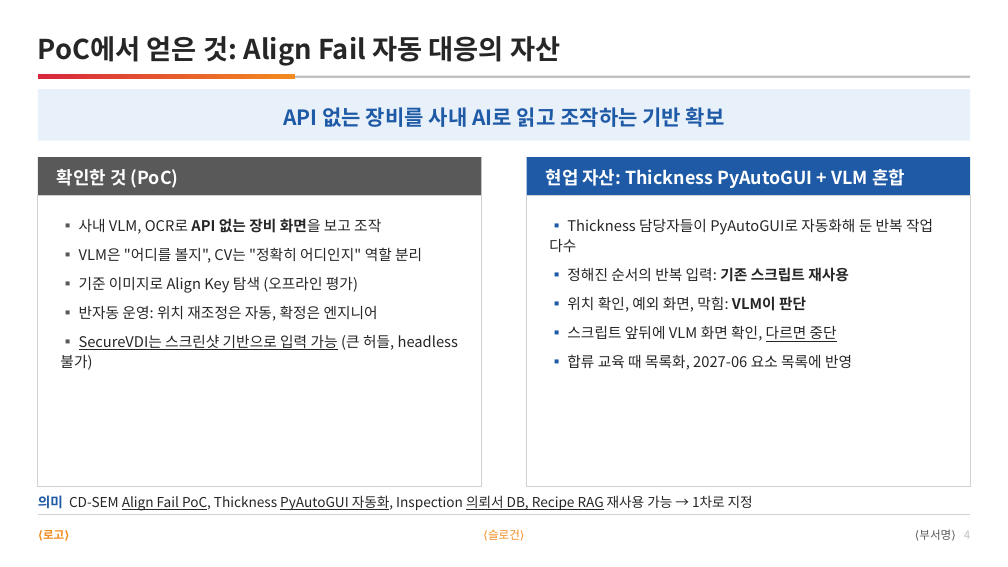
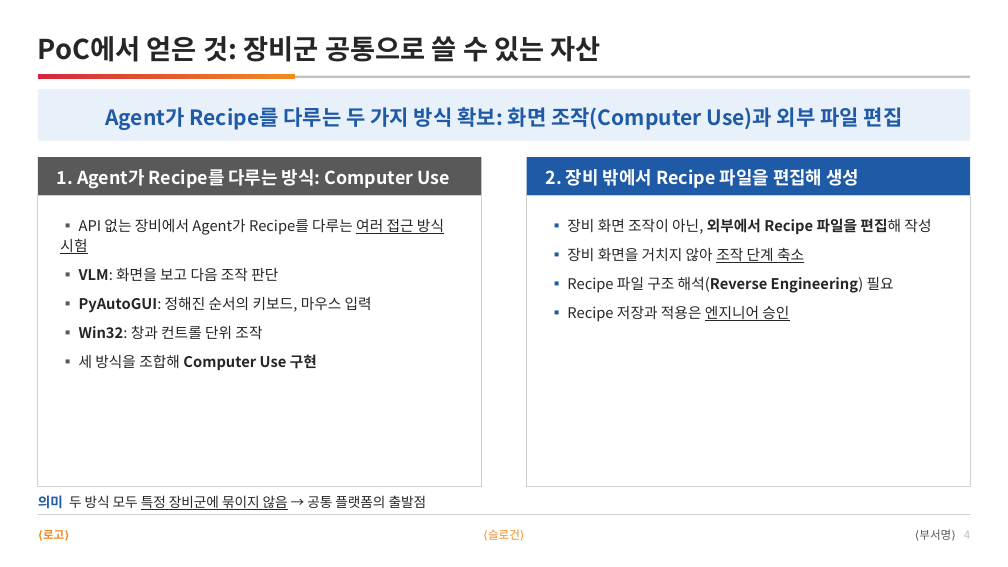
Before and after one commit to DarrenKoi/pm_notes, a slide deck: slide 4 of my-task/arc-tf/deliverables/arc-tf-proposal.pptx. Drawn at 1008x567 pixels with LibreOffice and Linux fonts; fonts in the diff are those of the drawing. Boxes give left, top, right and bottom in pixels: in the first picture for what was removed or moved away, otherwise in the second. Text is boxed around its words. In the diff, an @@ line names an element or a change of style, - is before the commit and + after.

```diff
--- a/my-task/arc-tf/deliverables/arc-tf-proposal.pptx
+++ b/my-task/arc-tf/deliverables/arc-tf-proposal.pptx
@@ text at <box>38,36,601,62</box>: text changed @@
-PoC에서 얻은 것: Align Fail 자동 대응의 자산
+PoC에서 얻은 것: 장비군 공통으로 쓸 수 있는 자산
@@ text at <box>105,107,903,130</box>: text changed @@
-API 없는 장비를 사내 AI로 읽고 조작하는 기반 확보
+Agent가 Recipe를 다루는 두 가지 방식 확보: 화면 조작(Computer Use)과 외부 파일 편집
@@ text at <box>57,169,449,189</box>: text changed @@
-확인한 것 (PoC)
+1. Agent가 Recipe를 다루는 방식: Computer Use
@@ text at <box>546,169,859,188</box>: text changed @@
-현업 자산: Thickness PyAutoGUI + VLM 혼합
+2. 장비 밖에서 Recipe 파일을 편집해 생성
@@ text at <box>60,219,444,370</box>: text changed @@
-▪ 사내 VLM, OCR로 API 없는 장비 화면을 보고 조작
-▪ VLM은 "어디를 볼지", CV는 "정확히 어디인지" 역할 분리
-▪ 기준 이미지로 Align Key 탐색 (오프라인 평가)
-▪ 반자동 운영: 위치 재조정은 자동, 확정은 엔지니어
-▪ SecureVDI는 스크린샷 기반으로 입력 가능 (큰 허들, headless 불가)
+▪ API 없는 장비에서 Agent가 Recipe를 다루는 여러 접근 방식 시험
+▪ VLM: 화면을 보고 다음 조작 판단
+▪ PyAutoGUI: 정해진 순서의 키보드, 마우스 입력
+▪ Win32: 창과 컨트롤 단위 조작
+▪ 세 방식을 조합해 Computer Use 구현
@@ text at <box>567,218,931,322</box>: text changed @@
-▪ Thickness 담당자들이 PyAutoGUI로 자동화해 둔 반복 작업 다수
-▪ 정해진 순서의 반복 입력: 기존 스크립트 재사용
-▪ 위치 확인, 예외 화면, 막힘: VLM이 판단
-▪ 스크립트 앞뒤에 VLM 화면 확인, 다르면 중단
-▪ 합류 교육 때 목록화, 2027-06 요소 목록에 반영
+▪ 장비 화면 조작이 아닌, 외부에서 Recipe 파일을 편집해 작성
+▪ 장비 화면을 거치지 않아 조작 단계 축소
+▪ Recipe 파일 구조 해석(Reverse Engineering) 필요
+▪ Recipe 저장과 적용은 엔지니어 승인
@@ text at <box>38,495,427,510</box>: text changed @@
-의미 CD-SEM Align Fail PoC, Thickness PyAutoGUI 자동화, Inspection 의뢰서 DB, Recipe RAG 재사용 가능 → 1차로 지정
+의미 두 방식 모두 특정 장비군에 묶이지 않음 → 공통 플랫폼의 출발점
```
Also in this commit, not shown: 1 other slide changed, 12 other files.
